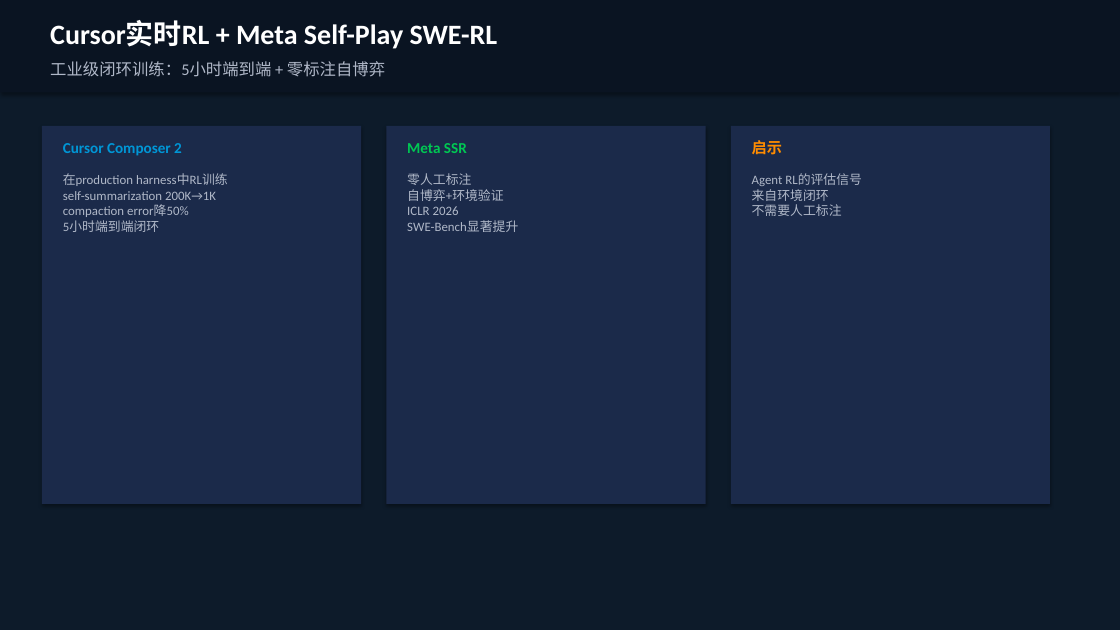
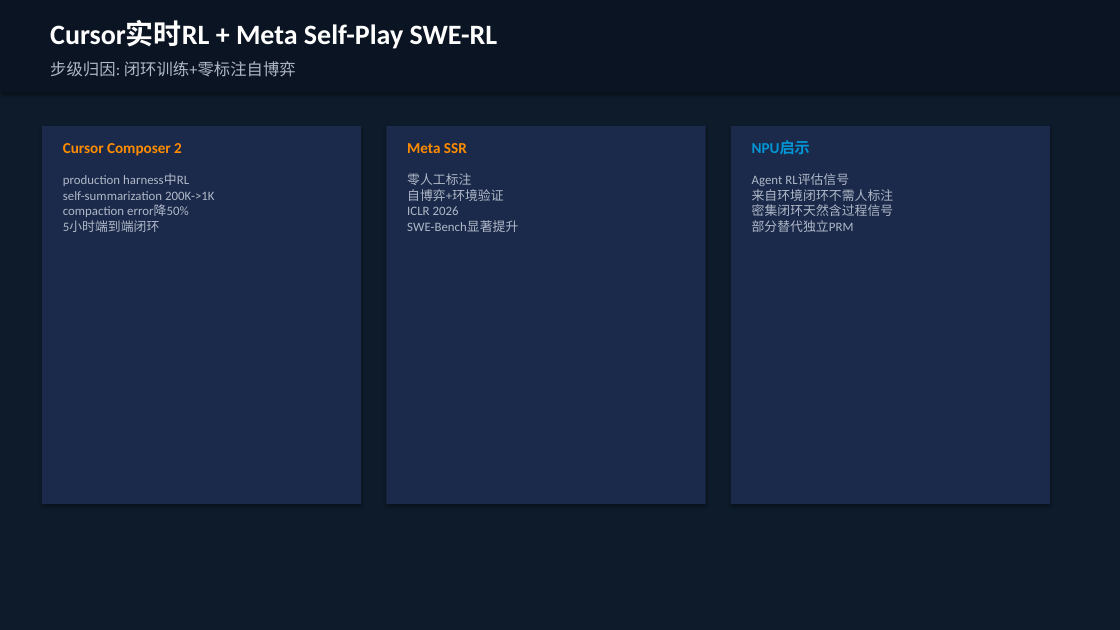
Before and after one commit to zhshgmail/tmp01, a slide deck: slide 14 of Agentic_RL_后训练洞察.pptx (slide 8 before the commit). Drawn at 1120x630 pixels with LibreOffice and Linux fonts; fonts in the diff are those of the drawing. Boxes give left, top, right and bottom in pixels: in the first picture for what was removed or moved away, otherwise in the second. Text is boxed around its words. In the diff, an @@ line names an element or a change of style, - is before the commit and + after.

```diff
--- a/Agentic_RL_后训练洞察.pptx
+++ b/Agentic_RL_后训练洞察.pptx
@@ text at <box>50,61,296,77</box>: text changed @@
-工业级闭环训练：5小时端到端 + 零标注自博弈
+步级归因: 闭环训练+零标注自博弈
@@ text "Cursor Composer 2" at <box>63,143,182,156</box>: text colour #0096D6 to #FF8C00 @@
@@ text "Meta SSR" at <box>407,143,467,153</box>: text colour #00C853 to #FF8C00 @@
@@ text at <box>752,140,810,155</box>: text changed; text colour #FF8C00 to #0096D6 @@
-启示
+NPU启示
@@ text at <box>63,174,215,232</box>: text changed @@
-在production harness中RL训练
-self-summarization 200K→1K
-compaction error降50%
-5小时端到端闭环
+production harness中RL
+self-summarization 200K->1K
+compaction error降50%
+5小时端到端闭环
@@ text at <box>752,174,894,232</box>: text changed @@
-Agent RL的评估信号
-来自环境闭环
-不需要人工标注
+Agent RL评估信号
+来自环境闭环不需人标注
+密集闭环天然含过程信号
+部分替代独立PRM
```
Also in this commit, not shown: 11 other slides changed, 3 slides added, 3 slides removed.
